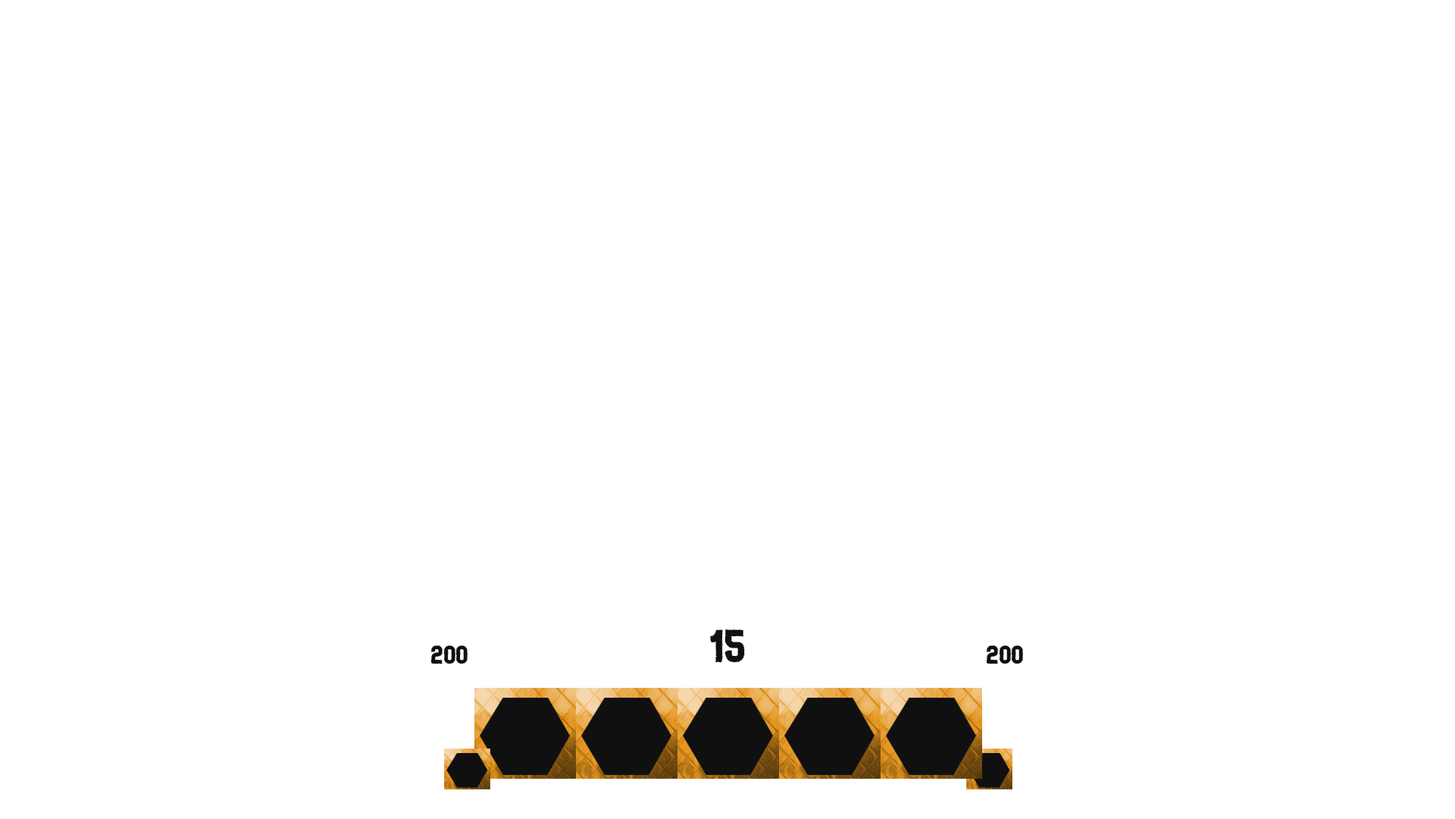
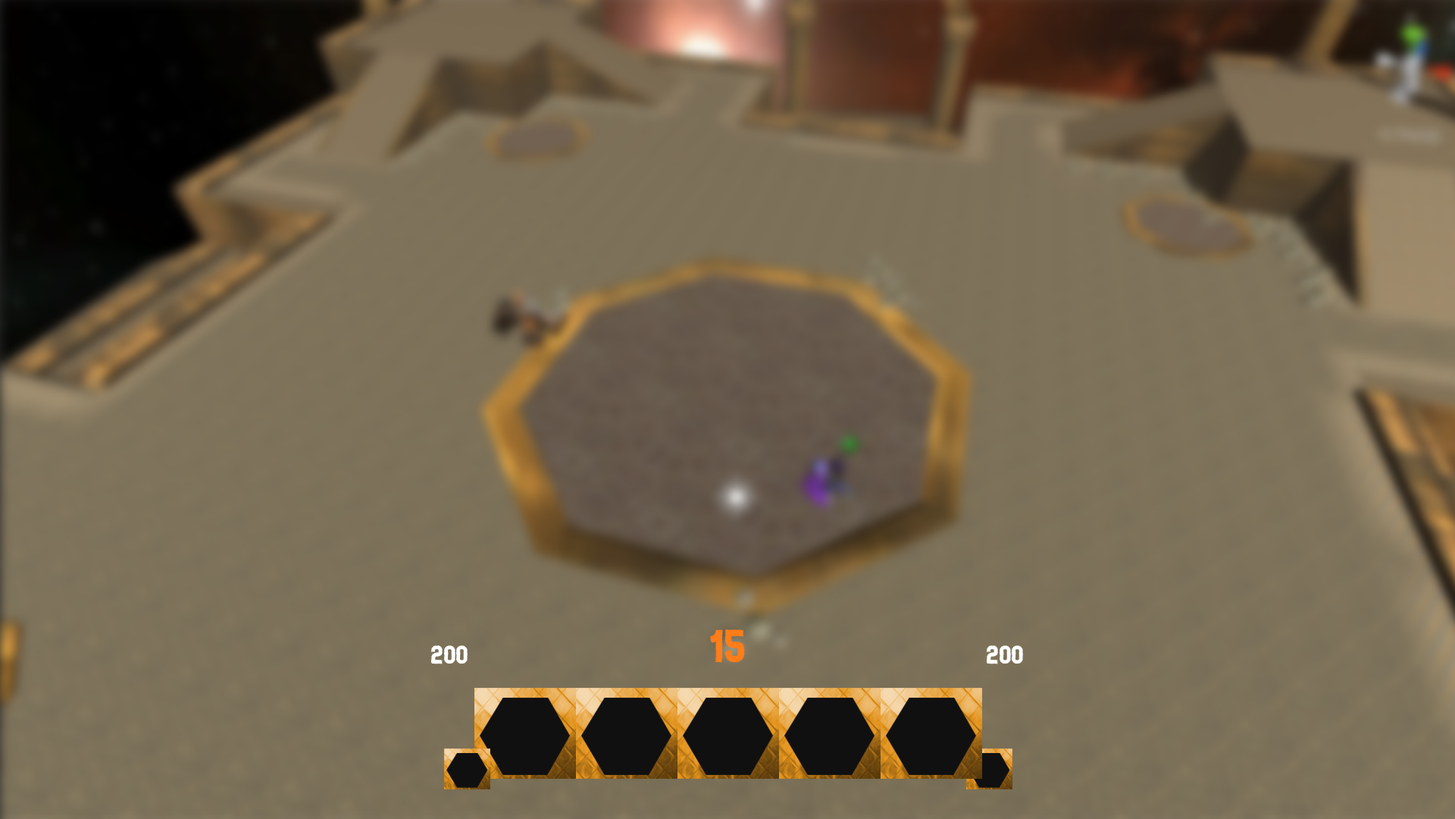
Layered file, before and after one edit (1455px x 819px). Changes by layer:
renamed "200 копия" to "200", painted on it over bbox(430, 645, 468, 664)
painted on "200" (2nd of 2, in "Монтажная область 1" › "Группа 4") over bbox(986, 645, 1024, 664)
painted on "15" over bbox(710, 628, 746, 663)
added layer "Слой 10" in group "Монтажная область 1" over bbox(0, 0, 1455, 819)
